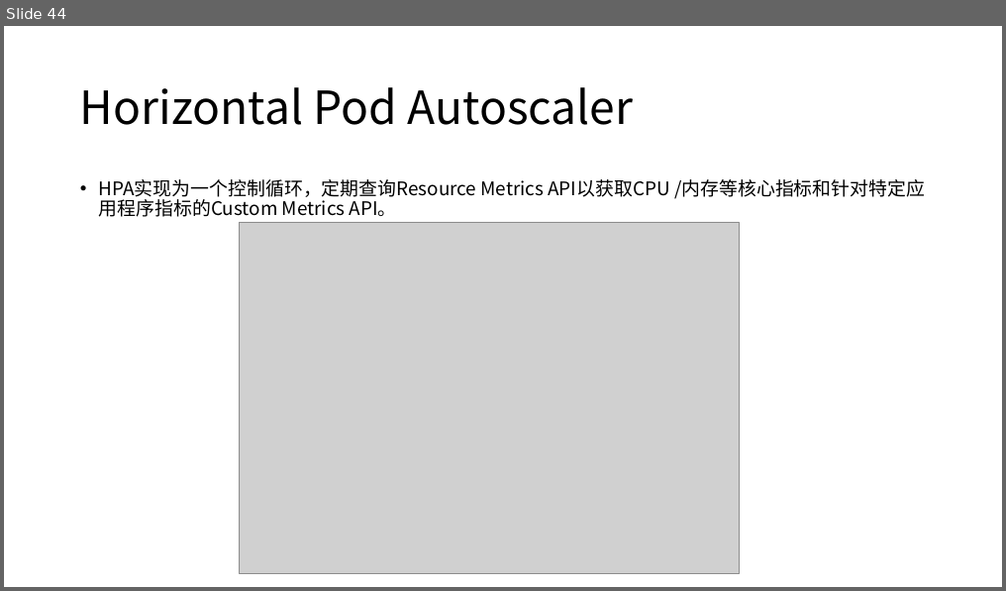
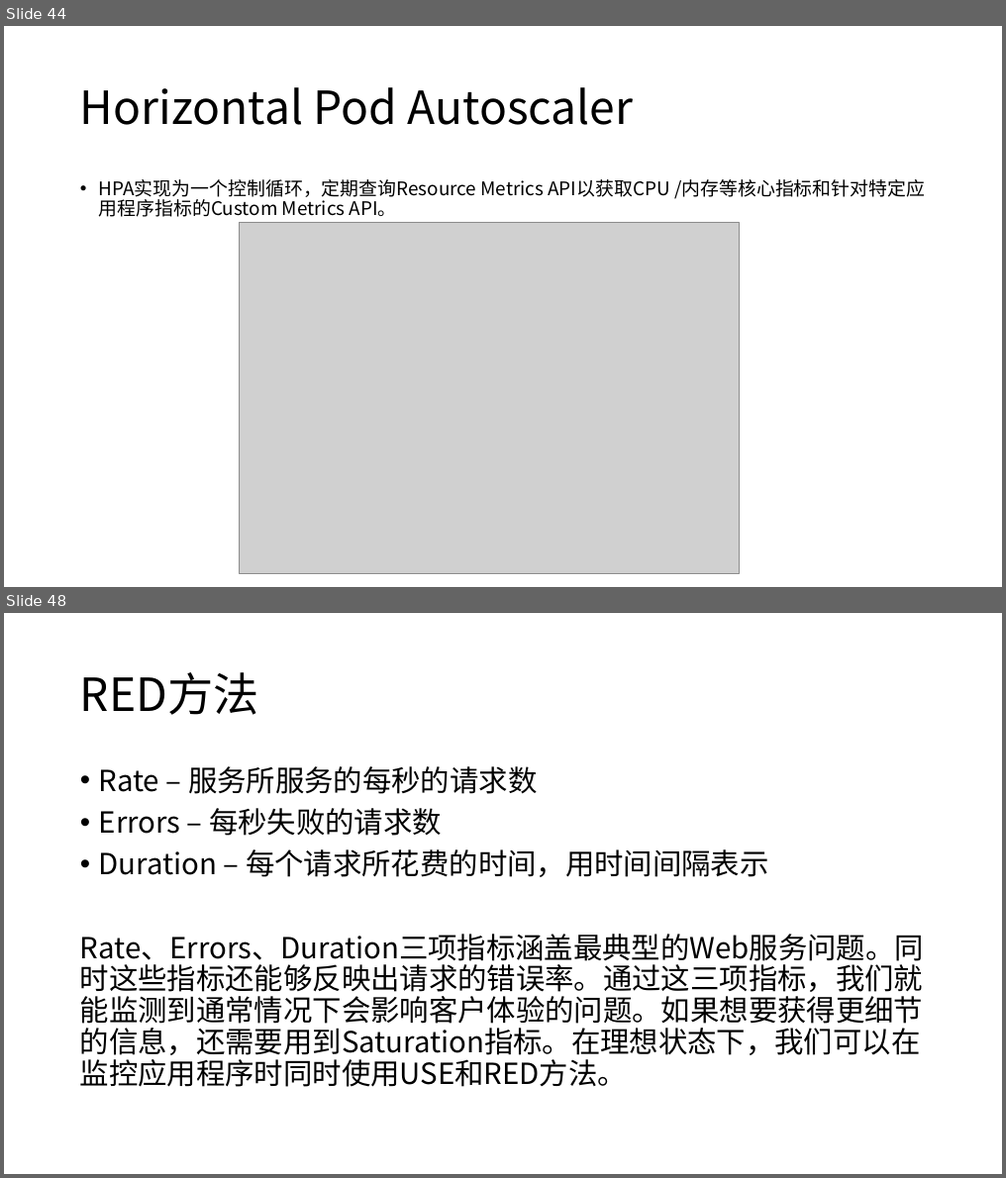
Before and after one commit to kingreatwill/open, a slide deck: files/Prometheus.pptx. Shown one above the other, each under a label of ours: slide 44 before the commit, slides 44 and 48 after it; the slides between them are not shown. The pictures are 1006x591 and 1006x1178 pixels, drawn with LibreOffice and Linux fonts; fonts in the diff are those of the drawing; grey boxes stand for pictures. Boxes give left, top, right and bottom in pixels: in the first picture for what was removed or moved away, otherwise in the second. Text is boxed around its words. In the diff, an @@ line names an element or a change of style, - is before the commit and + after.

```diff
--- a/files/Prometheus.pptx
+++ b/files/Prometheus.pptx
@@ slide 48 added at (x1=4, y1=613, x2=1002, y2=1174), background #FFFFFF @@
@@ title added at (x1=80, y1=672, x2=259, y2=715), 44 pt, text #000000 @@
+RED方法
@@ text added at (x1=80, y1=766, x2=924, y2=1087), 28 pt, text #000000 @@
+• Rate – 服务所服务的每秒的请求数
+• Errors – 每秒失败的请求数
+• Duration – 每个请求所花费的时间，用时间间隔表示
+Rate、Errors、Duration三项指标涵盖最典型的Web服务问题。同时这些指标还能够反映出请求的错误率。通过这三项指标，我们就能监测到通常情况下会影响客户体验的问题。如果想要获得更细节的信息，还需要用到Saturation指标。在理想状态下，我们可以在监控应用程序时同时使用USE和RED方法。
```
Also in this commit, not shown: 4 other slides added, 2 other files.
